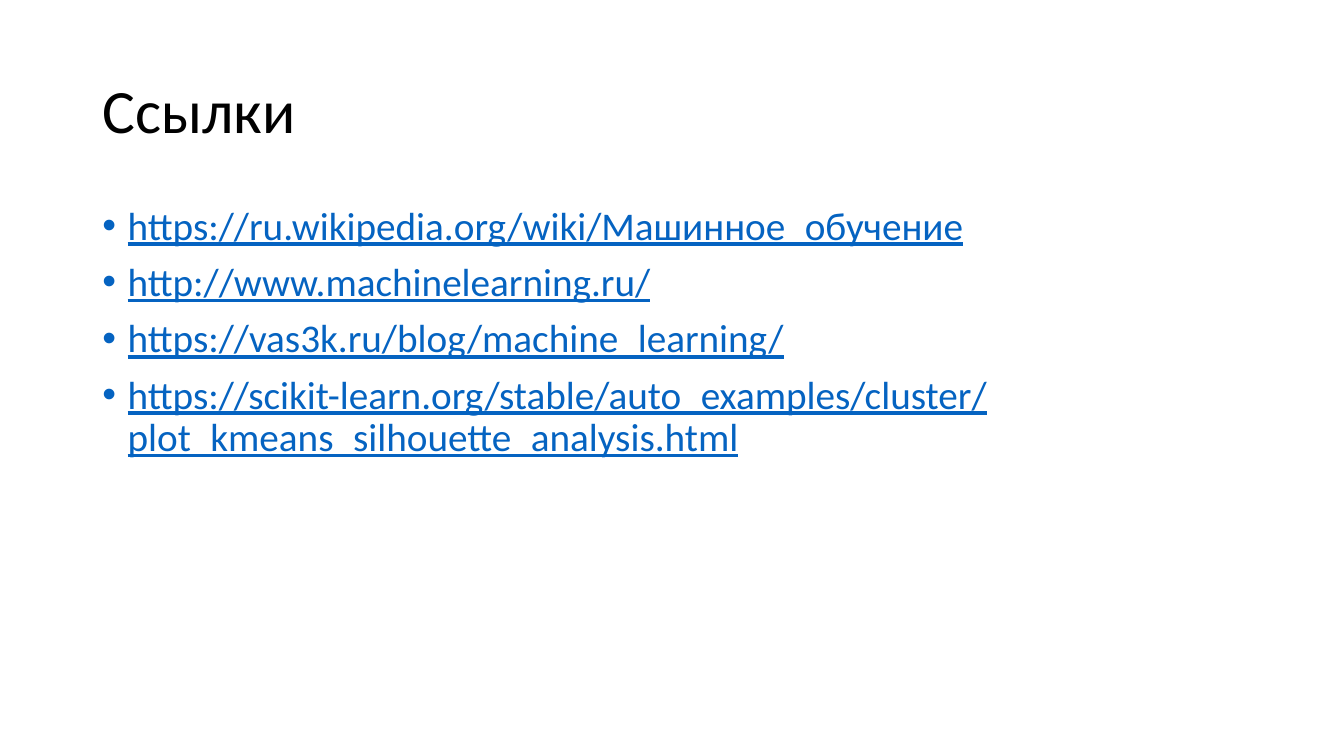
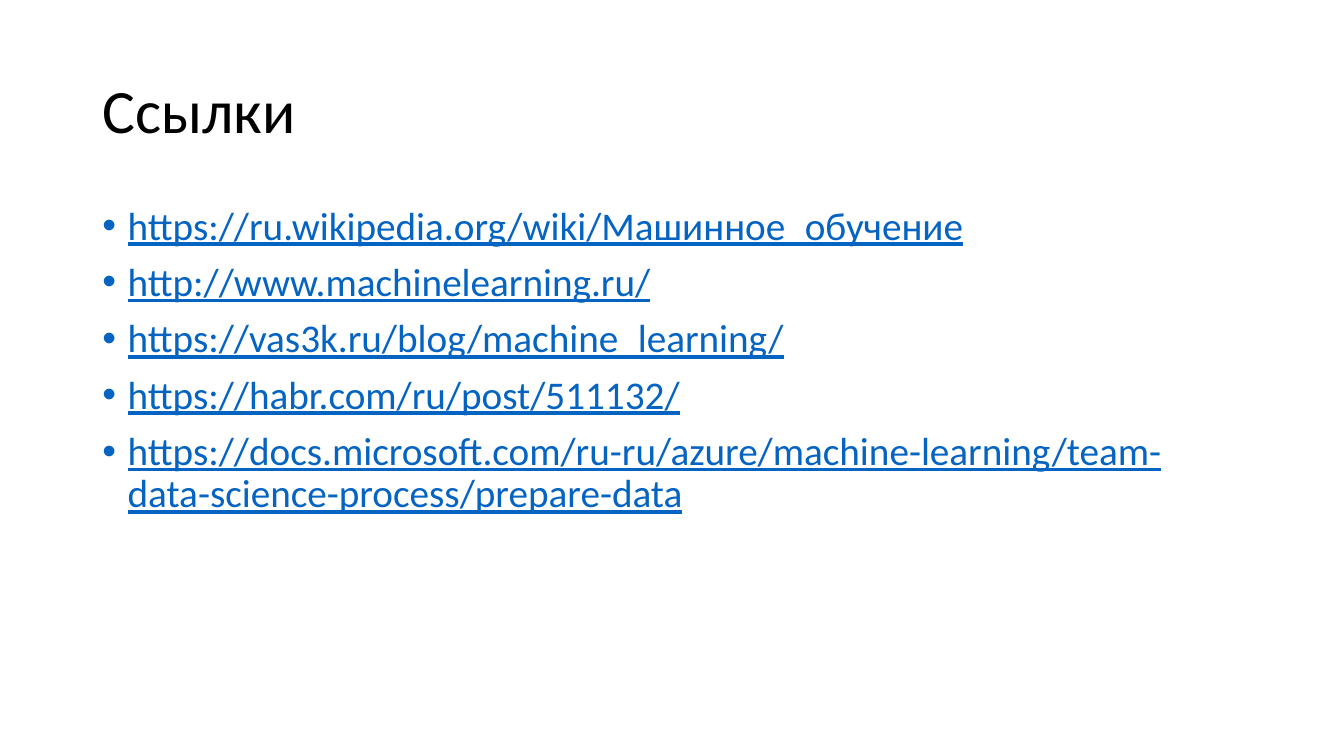
Before and after one commit to mosalov/AI_main_lectures, a slide deck: slide 46 of Лекция 3 07_10_2020.pptx (slide 39 before the commit). Drawn at 1344x756 pixels with LibreOffice and Linux fonts; fonts in the diff are those of the drawing. Boxes give left, top, right and bottom in pixels: in the first picture for what was removed or moved away, otherwise in the second. Text is boxed around its words. In the diff, an @@ line names an element or a change of style, - is before the commit and + after.

```diff
--- a/Лекция 3 07_10_2020.pptx
+++ b/Лекция 3 07_10_2020.pptx
@@ text at <box>128,381,1161,514</box>: text changed @@
-• https://scikit-learn.org/stable/auto_examples/cluster/plot_kmeans_silhouette_analysis.html
+• https://habr.com/ru/post/511132/
+• https://docs.microsoft.com/ru-ru/azure/machine-learning/team-data-science-process/prepare-data
```
Also in this commit, not shown: 12 other slides changed, 16 slides added, 9 slides removed, 3 other files.
